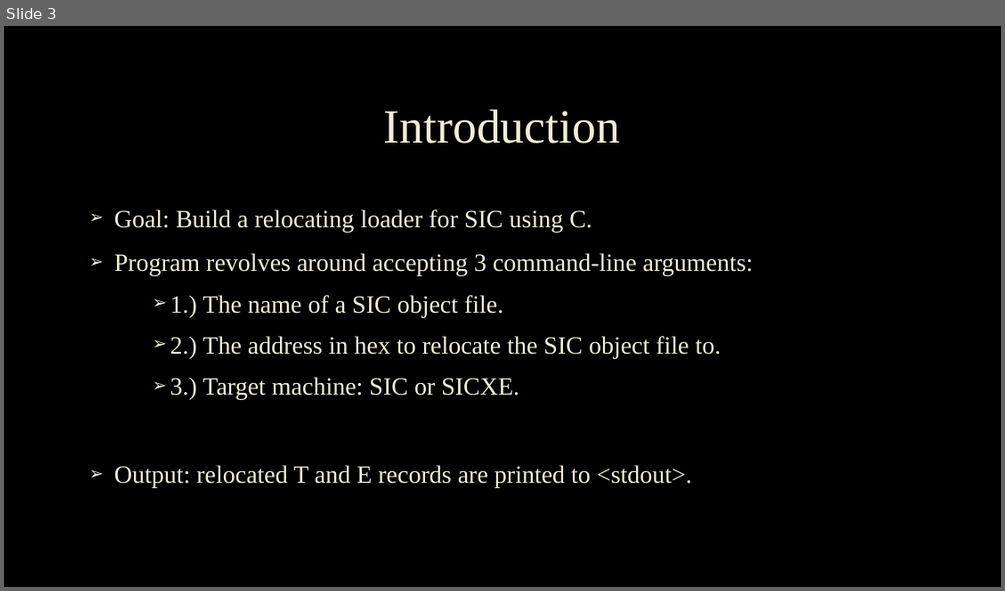
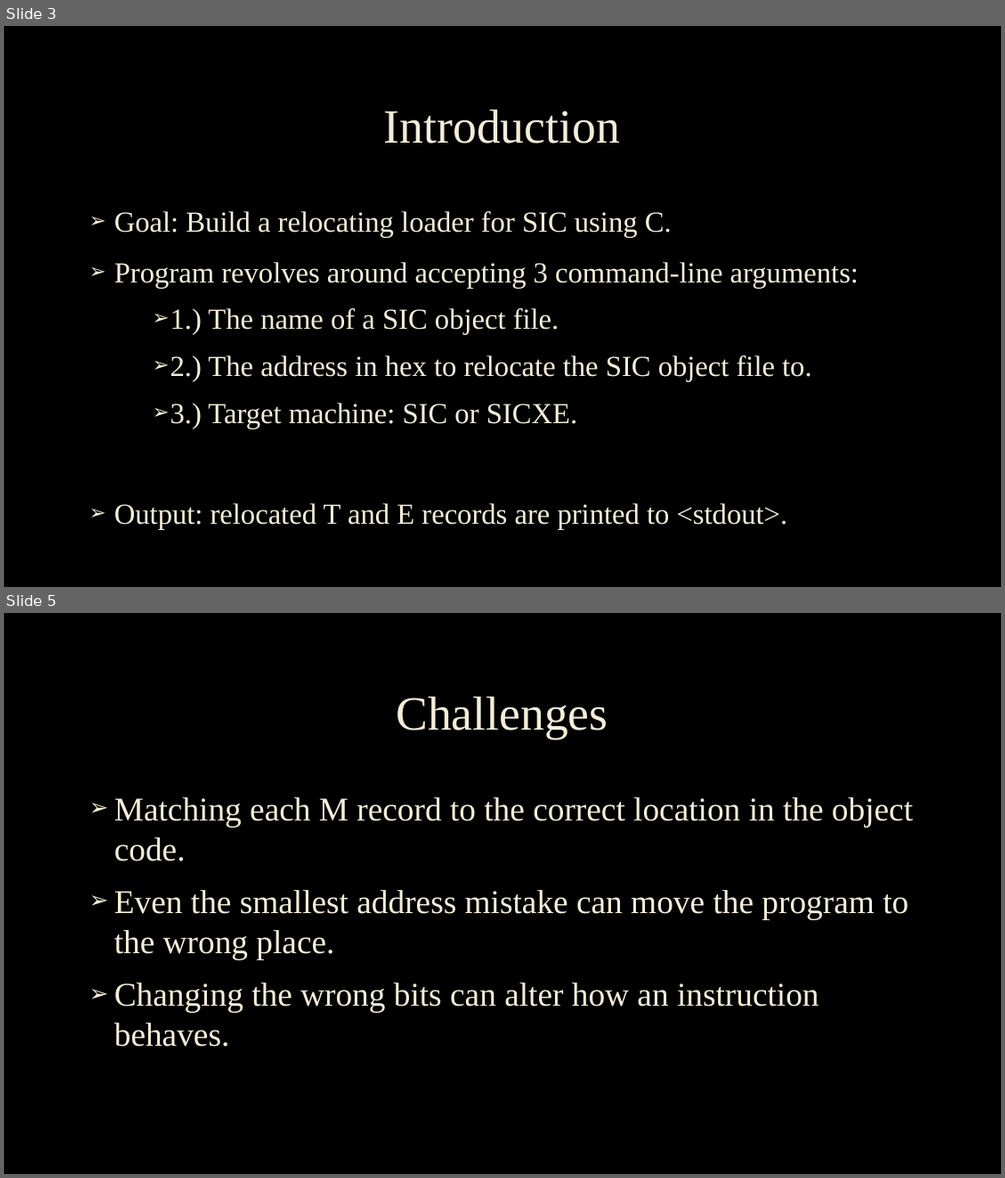
Before and after one commit to Nack2544/Relocating-Loader, a slide deck: Project4_Relocating-Loader.pptx. Shown one above the other, each under a label of ours: slide 3 before the commit, slides 3 and 5 after it; the slides between them are not shown. The pictures are 1005x591 and 1005x1178 pixels, drawn with LibreOffice and Linux fonts; fonts in the diff are those of the drawing; background and template pictures are left out. Boxes give left, top, right and bottom in pixels: in the first picture for what was removed or moved away, otherwise in the second. Text is boxed around its words. In the diff, an @@ line names an element or a change of style, - is before the commit and + after.

Commit message:
Add files via upload
Update to PowerPoint. Shorter, easier (not super technical), and includes a screenshot of code for style points?

```diff
--- a/Project4_Relocating-Loader.pptx
+++ b/Project4_Relocating-Loader.pptx
@@ slide 5 added at (4, 613, 1001, 1174), background picture (left out) @@
@@ title added at (396, 696, 607, 739), 46 pt, text #F4EDD8 @@
+Challenges
@@ text added at (114, 797, 913, 1046), 32 pt, text #F4EDD8 @@
+➢ Matching each M record to the correct location in the object code.
+➢ Even the smallest address mistake can move the program to the wrong place.
+➢ Changing the wrong bits can alter how an instruction behaves.
@@ slide 3 changed as well @@
@@ text "Goal: Build a relocating loader ..." at (114, 211, 858, 530): size 24 to 28 pt @@
```
Also in this commit, not shown: 2 other slides changed, 5 other slides added, 9 slides removed.
